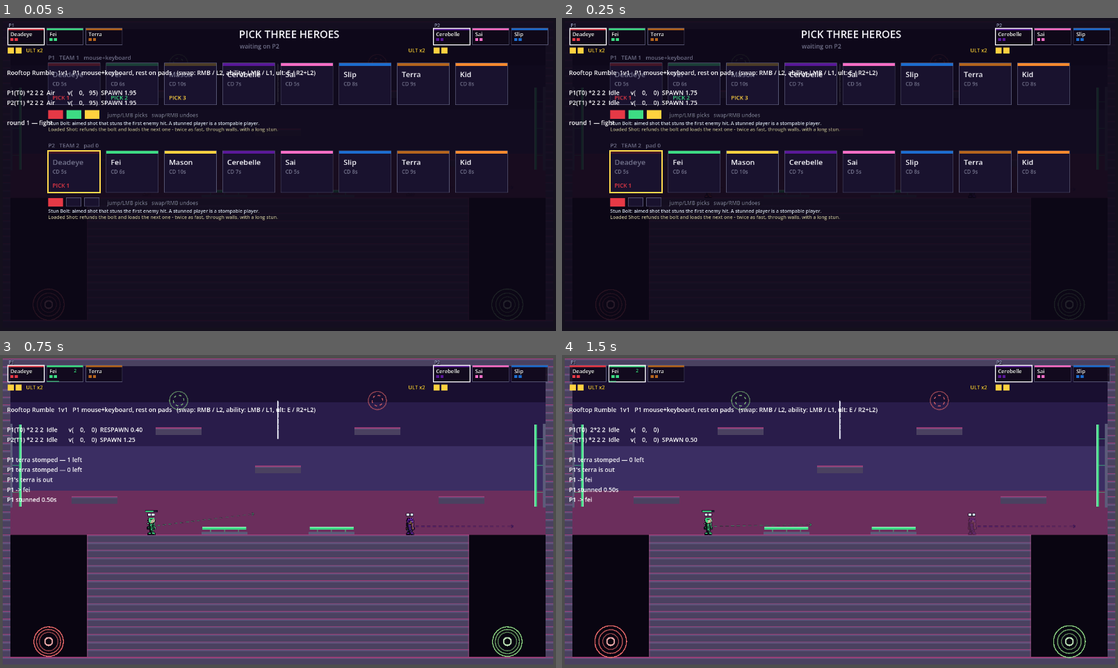
Above: before the commit, frames 1-4 (two rows, left to right).
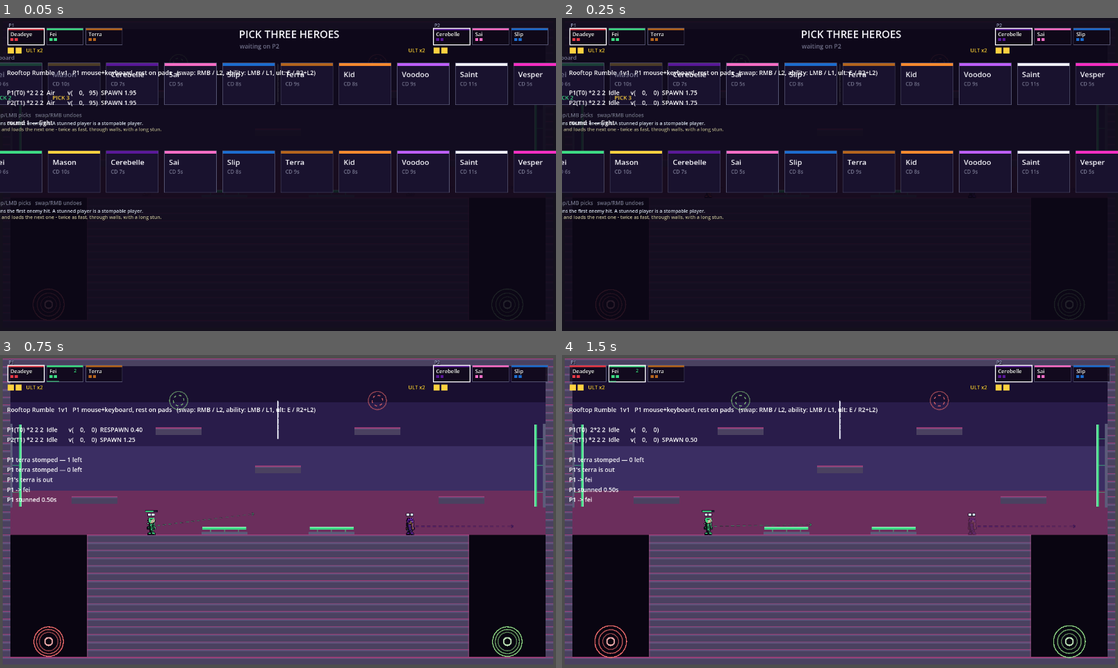
Above: after the commit, the same moments.

Repository: evanli02/stomp-fight-prototype
Game: Godot game, scene res://tests/match_harness.tscn
Same seed, same stepped clock (60 frames per second), same inputs: the game is played once before the commit and once after it. This scene is started directly instead of the project's main scene.
Inputs (mouse positions are in pixels of both pictures, inside the frame that each line leads up to):
- Up to frame 1 (0.05 s): no input
- Up to frame 2 (0.25 s): no input
- Up to frame 3 (0.75 s): tap Enter at 0.5 s; move the mouse to (400, 495) at 0.52 s; hold Right from 0.53 s (still down); tap Keypad Enter at 0.6 s; click (400, 495) at 0.67 s
- Up to frame 4 (1.5 s): tap Space (p0_jump) at 0.77 s; release Right at 1.25 s; drag from (728, 527) to (973, 520) at 1.27 s

The runs differ from the first frame. In frame 1, 5.1% of the frame differs, in the area x 0-100%, y 12-65%; in frame 2, 5.1%; in frame 3, nothing differs; in frame 4, nothing differs.

Commit message:
test: cover the second wave, and register the four heroes
HERO_ROSTER goes to twelve, which puts Voodoo/Saint/Vesper/Siku through the
existing no-ability-costs-a-life sweep automatically.

match_harness: the sweep now stands each hero where their ability is legal
(Siku's pillar is ground-only the way Terra's slam is air-only) and clears
stage effects BETWEEN heroes - twelve kits fire inside a second and several
leave solid terrain behind. New _check_second_wave covers the sleep system
(stacks share a timer, sleep is walk-only, blocks swap/cast, and a stun
suspends rather than replaces it), Saint (casts while stunned, still blocked
by EMP and by sleep, leaves the enemy team alone, blessing refuses every
debuff), Voodoo (empowerment, contact slow, symmetric phasing exceptions and
their cleanup, the inverted skin), and Siku (launches the footprint keeping
horizontal speed, and REFUSES with no headroom, spending nothing).

combat_harness: phantom stomp asserted both ways like the slam - through a
head costs a life, through a flank costs a stun and never a life; the ward
absorbs one stomp, spends the whole blessing, still pays the attacker their
bounce, and the next stomp lands normally; a sleeping player is stompable and
the stomp does not wake them.

Two bugs the tests found, both fixed in the code rather than the test: Siku's
headroom probe sat flush with the floor it measured from and so reported that
floor as a blocker (refusing the cast anywhere), and the harness parked a test
body on a roof spring that launched it out of the state under test.

Counts: movement 78, combat 54, match 300, terrain 74 = 506 checks.

Co-Authored-By: Claude Fable 5 <noreply@anthropic.com>

Diff:
--- a/src/autoload/game_manager.gd
+++ b/src/autoload/game_manager.gd
@@ -21,6 +21,10 @@
 	&"slip": "res://src/heroes/resources/slip.tres",
 	&"terra": "res://src/heroes/resources/terra.tres",
 	&"kid": "res://src/heroes/resources/kid.tres",
+	&"voodoo": "res://src/heroes/resources/voodoo.tres",
+	&"saint": "res://src/heroes/resources/saint.tres",
+	&"vesper": "res://src/heroes/resources/vesper.tres",
+	&"siku": "res://src/heroes/resources/siku.tres",
 }
 
 ## Registered stages. Extend via SKILL.md "Add a stage"; order here is the order
--- a/src/heroes/abilities/siku_pillar.gd
+++ b/src/heroes/abilities/siku_pillar.gd
@@ -31,6 +31,8 @@
 ## footprint scan. Not a feel number — it is the body.
 const BODY_HALF_HEIGHT: float = 17.0
 const GROUND_PROBE: float = 64.0
+## How far the headroom probe is lifted off the floor it measures from.
+const GROUND_INSET: float = 4.0
 
 func _can_fire() -> bool:
 	if not player.is_on_floor():
@@ -74,14 +76,19 @@
 	return hit.position if not hit.is_empty() else Vector2.ZERO
 
 ## Is the column plus a standing body clear of terrain above this ground point?
+##
+## The probe is inset on three sides. Narrower than the pillar so a column built
+## flush against a wall is not refused over a pixel of contact, and lifted clear
+## of the floor because a box whose bottom edge sits exactly ON the ground
+## reports that ground as an overlap — which would refuse the ability
+## everywhere, standing on anything.
 func _has_headroom(ground: Vector2) -> bool:
 	var box := RectangleShape2D.new()
-	# A shade narrower than the pillar, so a column built flush against a wall is
-	# not refused over a pixel of contact with it.
-	box.size = Vector2(pillar_size.x - 4.0, required_headroom)
+	box.size = Vector2(pillar_size.x - 4.0, required_headroom - GROUND_INSET)
 	var query := PhysicsShapeQueryParameters2D.new()
 	query.shape = box
-	query.transform = Transform2D(0.0, ground - Vector2(0.0, required_headroom * 0.5))
+	var centre := ground.y - GROUND_INSET - (required_headroom - GROUND_INSET) * 0.5
+	query.transform = Transform2D(0.0, Vector2(ground.x, centre))
 	query.collision_mask = 1
 	return player.get_world_2d().direct_space_state.intersect_shape(query, 1).is_empty()
 
--- a/tests/combat_harness.gd
+++ b/tests/combat_harness.gd
@@ -97,6 +97,9 @@
 	await _check_wall_duel_stun()
 	await _check_wall_duel_simultaneous()
 	await _check_slam_is_a_stomp()
+	await _check_phantom_stomp()
+	await _check_saint_ward()
+	await _check_sleeping_is_stompable()
 
 func _check_registration() -> void:
 	check("both players are registered", MatchState.has_player(0) and MatchState.has_player(1))
@@ -276,3 +279,102 @@
 	check("a tied duel stuns nobody",
 		is_zero_approx(_p1.stun_remaining) and is_zero_approx(_p2.stun_remaining),
 		"p1=%.2f p2=%.2f" % [_p1.stun_remaining, _p2.stun_remaining])
+
+## Voodoo's Phantom (docs/NEW_HEROES.md §3), the two-sided assertion that keeps
+## rule 1 honest — the same shape as the slam check above.
+##
+## Phasing lifts BODY collision only. The head hurtbox and the stompbox are
+## Area2Ds on their own layers and are untouched, so falling through a head is
+## still a stomp resolved by receive_stomp; walking through a flank is not, and
+## can only ever cost a stun.
+func _check_phantom_stomp() -> void:
+	MatchState.reset_round()
+	await place(_p2, Vector2(TEST_X, FLOOR_Y))
+	await place(_p1, Vector2(TEST_X, FLOOR_Y - 110))
+	_p1.equip_hero(&"voodoo")
+	await step(2)
+	_p1.begin_phasing(6.0)
+	check("a phasing body passes through the other player",
+		_p1.get_collision_exceptions().has(_p2))
+	var lives_before := lives_of(1)
+	await step(30)
+	check("falling through a head while phasing is still a stomp",
+		lives_of(1) == lives_before - 1,
+		"lives %d -> %d" % [lives_before, lives_of(1)])
+
+	# The other half: passing through side-on stuns and never touches a life.
+	MatchState.reset_round()
+	await place(_p2, Vector2(TEST_X, FLOOR_Y))
+	await place(_p1, Vector2(TEST_X - 60, FLOOR_Y))
+	_p1.grace_remaining = 0.0
+	_p2.grace_remaining = 0.0
+	_p1.begin_phasing(6.0)
+	_p1.begin_contact_stun(3.0, 6.0)
+	var side_lives := lives_of(1)
+	# Walk him through her horizontally, well below head height for both.
+	for i in 30:
+		_p1.global_position.x += 4.0
+		_p1.velocity = Vector2.ZERO
+		_p1.fall_speed_memory = 0.0
+		await get_tree().physics_frame
+	check("passing through a body side-on stuns them", _p2.stun_remaining > 0.0,
+		"stun=%.2f" % _p2.stun_remaining)
+	check("passing through a body side-on costs no life", lives_of(1) == side_lives,
+		"lives %d -> %d" % [side_lives, lives_of(1)])
+	_p1.end_phasing()
+	await step(2)
+
+## Saint's ward (docs/NEW_HEROES.md §3): a stomp on a blessed body spends the
+## blessing instead of the life. The attacker still gets paid their bounce, so
+## reading the stomp right is not punished — only charged differently.
+func _check_saint_ward() -> void:
+	MatchState.reset_round()
+	await place(_p2, Vector2(TEST_X, FLOOR_Y))
+	await place(_p1, Vector2(TEST_X, FLOOR_Y - 110))
+	_p2.grant_stomp_ward(8.0)
+	_p2.grant_debuff_immunity(8.0)
+	var lives_before := lives_of(1)
+	var warded: Array = []
+	_p2.stomp_warded.connect(func(a: Player) -> void: warded.append(a))
+	# One-element array, not a bool: a lambda captures locals BY VALUE, so a flag
+	# set inside this closure would never escape it (CLAUDE.md checklist).
+	var bounced := [false]
+	await wait_until(func() -> bool:
+		if _p1.velocity.y < -100.0:
+			bounced[0] = true
+		return not warded.is_empty(), 90)
+	check("the ward absorbs the stomp", not warded.is_empty())
+	check("a warded stomp costs no life", lives_of(1) == lives_before,
+		"lives %d -> %d" % [lives_before, lives_of(1)])
+	check("the ward is spent by the hit", _p2.stomp_ward_remaining <= 0.0,
+		"ward=%.2f" % _p2.stomp_ward_remaining)
+	check("the whole blessing goes with it", _p2.debuff_immune_remaining <= 0.0,
+		"immune=%.2f" % _p2.debuff_immune_remaining)
+	check("the attacker is still paid their bounce", bounced[0],
+		"vy=%.1f" % _p1.velocity.y)
+	# ...and with the blessing gone, the NEXT stomp lands normally.
+	await place(_p2, Vector2(TEST_X, FLOOR_Y))
+	await place(_p1, Vector2(TEST_X, FLOOR_Y - 110))
+	var second_before := lives_of(1)
+	await step(30)
+	check("an unwarded stomp on the same body takes the life",
+		lives_of(1) == second_before - 1,
+		"lives %d -> %d" % [second_before, lives_of(1)])
+
+## Sleep does not touch the head hurtbox, and that is the whole point of the
+## debuff: a sleeping player is the most stompable player in the game.
+func _check_sleeping_is_stompable() -> void:
+	MatchState.reset_round()
+	await place(_p2, Vector2(TEST_X, FLOOR_Y))
+	await place(_p1, Vector2(TEST_X, FLOOR_Y - 110))
+	_p2.apply_sleep(8.0)
+	await step(1)
+	check("the sleeping body's head hurtbox is live", _p2.head_hurtbox.monitorable)
+	var lives_before := lives_of(1)
+	await step(30)
+	check("a sleeping player can be stomped", lives_of(1) == lives_before - 1,
+		"lives %d -> %d" % [lives_before, lives_of(1)])
+	check("the stomp does not wake them", _p2.sleep_remaining > 0.0,
+		"sleep=%.2f" % _p2.sleep_remaining)
+	_p2.clear_all_debuffs()
+	await step(2)
--- a/tests/match_harness.gd
+++ b/tests/match_harness.gd
@@ -10,10 +10,19 @@
 ##   Godot --headless --path . res://tests/match_harness.tscn
 ## Exits non-zero if any check fails.
 
+## Heroes whose ability is refused in the air (Siku builds her pillar from the
+## ground up). The rest of the sweep fires airborne, which is what Terra's
+## air-only slam needs.
+const GROUND_ONLY: Array[StringName] = [&"siku"]
+
 var _failures: int = 0
 var _stage: Node2D
 var _p1: Player
 var _p2: Player
+## The stage's children before any ability has fired — the set _clear_effects
+## restores it to. Captured once, so a check can be cleaned up regardless of
+## which earlier check left the debris.
+var _stage_baseline: Dictionary = {}
 
 func _ready() -> void:
 	_stage = load("res://src/stage/duel.tscn").instantiate() as Node2D
@@ -21,6 +30,8 @@
 	await get_tree().physics_frame
 	_p1 = _stage.get_node("%Player1") as Player
 	_p2 = _stage.get_node("%Player2") as Player
+	for child in _stage.get_children():
+		_stage_baseline[child.get_instance_id()] = true
 	await _run()
 	print("\n%s" % ("ALL CHECKS PASSED" if _failures == 0 else "%d CHECK(S) FAILED" % _failures))
 	get_tree().quit(1 if _failures > 0 else 0)
@@ -51,6 +62,7 @@
 	await _check_ultimate_economy()
 	await _check_abilities()
 	await _check_sai_grapple()
+	await _check_second_wave()
 	await _check_aim_line()
 	await _check_round_win_and_reset()
 	await _check_stage_registry()
@@ -269,6 +281,10 @@
 ## it cannot cost a life. Only stomps do that (CLAUDE.md rule 1).
 func _check_abilities() -> void:
 	MatchState.reset_round()
+	# Start from a clean stage: earlier checks equip heroes too, and a Mason
+	# block left standing overhead is enough to make Siku's headroom gate refuse
+	# a cast that should have been legal.
+	await _clear_effects()
 	var lives_before := [
 		MatchState.lives_of(0, MatchState.active_hero(0)),
 		MatchState.lives_of(1, MatchState.active_hero(1)),
@@ -282,16 +298,24 @@
 	var fired_any := false
 	for hero_id in GameManager.roster_ids():
 		MatchState.reset_round()
+		# Each hero is swept in isolation. Twelve kits fire within about a second
+		# of each other, and several leave solid terrain behind — the hero under
+		# test must not be standing in the previous one's furniture.
+		await _clear_effects()
 		# Force the hero onto seat 0 even if it is not in that seat's trio: this
-		# is about the abilities, not about roster legality. Fired AIRBORNE,
-		# because some abilities (Terra's slam) are air-only by design.
-		_p1.global_position = Vector2(400, 260)
+		# is about the abilities, not about roster legality. Stance matters:
+		# Terra's slam is air-only and Siku's pillar is ground-only, so the
+		# sweep has to stand each hero where their ability is legal or the gate
+		# refuses the cast and the check fails for the wrong reason.
+		var grounded: bool = hero_id in GROUND_ONLY
+		_p1.global_position = Vector2(400, 344) if grounded else Vector2(400, 260)
 		_p1.velocity = Vector2.ZERO
 		_p1.stun_remaining = 0.0
 		_p1.disrupt_remaining = 0.0
-		_p1.state_machine.change_state(&"Air")
+		_p1.sleep_remaining = 0.0
+		_p1.state_machine.change_state(&"Idle" if grounded else &"Air")
 		_p1.equip_hero(hero_id)
-		await step(2)
+		await step(8 if grounded else 2)
 		var ability := _p1.equipped_ability()
 		check("%s equips an ability component" % hero_id, ability != null)
 		if ability == null:
@@ -412,7 +436,25 @@
 		and MatchState.lives_of(1, MatchState.active_hero(1)) == lives_before[1],
 		"p1=%d p2=%d" % [MatchState.lives_of(0, MatchState.active_hero(0)),
 			MatchState.lives_of(1, MatchState.active_hero(1))])
-	MatchState.reset_round()
+	await _clear_effects()
+	MatchState.reset_round()
+
+## Put the stage back to the children it shipped with, freeing every effect any
+## check has spawned. Some are long-lived by design — Siku's storm keeps
+## throwing stun rings for twenty seconds, Mason's blocks are solid terrain for
+## six — so leaving them running drops stuns, sleeps and whole walls on top of
+## whatever check comes next, and the failure then looks like a bug in that
+## check rather than debris from an earlier one. (It cost an hour here: a Mason
+## block left overhead made Siku's headroom gate refuse a legal cast.)
+##
+## Doable generically because every ability parents its effects to the STAGE
+## (Player.spawn_effect), never to the body that made them.
+func _clear_effects() -> void:
+	for child in _stage.get_children():
+		if _stage_baseline.has(child.get_instance_id()):
+			continue
+		child.queue_free()
+	await step(2)
 
 func _check_round_win_and_reset() -> void:
 	MatchState.reset_round()
@@ -541,6 +583,248 @@
 			return rope
 	return null
 
+## The second wave's rules (docs/NEW_HEROES.md §3). Every row of that file's
+## interaction table that does not involve a stomp lives here; the stomp ones
+## are in combat_harness, next to the rest of the stomp rules.
+func _check_second_wave() -> void:
+	await _clear_effects()
+	await _check_sleep_system()
+	await _check_saint_cleanse()
+	await _check_saint_blessing()
+	await _check_voodoo()
+	await _check_siku_pillar()
+	# These leave their own debris — a pillar is solid terrain for five seconds,
+	# which the checks after this one would fall onto.
+	await _clear_effects()
+
+## Vesper: three darts put a body under, and sleep is a different thing from a
+## stun — the sleeper can still walk, cannot act, and is still stompable.
+func _check_sleep_system() -> void:
+	MatchState.reset_round()
+	_reset_bodies()
+	_p2.clear_all_debuffs()
+	await step(2)
+
+	check("one dart stack is not sleep", _p2.add_sleep_stack(13.0) == 1
+		and _p2.sleep_remaining <= 0.0)
+	check("a second stack still is not", _p2.add_sleep_stack(13.0) == 2)
+	check("stacks share one timer", _p2.sleep_stack_remaining > 12.0,
+		"remaining=%.2f" % _p2.sleep_stack_remaining)
+	check("the third stack is the one that counts", _p2.add_sleep_stack(13.0) == 3)
+	_p2.consume_sleep_stacks()
+	_p2.apply_sleep(6.5)
+	await step(2)
+	check("sleeping takes over the state machine",
+		_p2.state_machine.state_name() == &"Sleeping",
+		"state=%s sleep=%.2f immune=%.2f" % [_p2.state_machine.state_name(),
+			_p2.sleep_remaining, _p2.debuff_immune_remaining])
+	check("the sleeping body's head is still stompable",
+		_p2.head_hurtbox.monitorable, "sleep is not grace")
+	check("a sleeping player cannot swap", not _p2.try_swap())
+	check("a sleeping player cannot use an ability", not _p2.try_ability())
+	check("a sleeping player cannot use an ultimate", not _p2.try_ultimate())
+	check("sleep shows a badge distinct from every other source",
+		DebuffMarks.MARKS[&"sleep"][1] != DebuffMarks.MARKS[&"slash"][1]
+		and DebuffMarks.MARKS[&"dart"][1] != DebuffMarks.MARKS[&"sleep"][1])
+
+	# A stun over a sleep suspends it rather than replacing it: waking someone
+	# up by hitting them would invert what the debuff is for.
+	_p2.apply_stun(0.2)
+	await step(2)
+	check("a stun interrupts the sleeping state",
+		_p2.state_machine.state_name() == &"Stunned")
+	await step(20)
+	check("the stun hands the body back to sleep, not to control",
+		_p2.state_machine.state_name() == &"Sleeping",
+		"state=%s sleep=%.2f" % [_p2.state_machine.state_name(), _p2.sleep_remaining])
+	_p2.clear_all_debuffs()
+	await step(2)
+
+## Saint's ability: it undoes everything, it casts while stunned, and Kid's EMP
+## is the one thing that still stops it.
+func _check_saint_cleanse() -> void:
+	MatchState.reset_round()
+	_reset_bodies()
+	_p1.equip_hero(&"saint")
+	await step(2)
+
+	_p2.apply_slow(0.4, 8.0, &"slash")
+	_p2.apply_impairment(0.2, 8.0, &"slash")
+	_p2.apply_sleep(6.0)
+	_p2.apply_stun(3.0)
+	# _p2 is the other TEAM, so Saint must not reach them at all.
+	var enemy_stun := _p2.stun_remaining
+	_p1.apply_stun(3.0)
+	_p1.apply_slow(0.4, 8.0, &"slash")
+	await step(2)
+	check("saint can cast while stunned", _p1.try_ability(),
+		"stun=%.2f" % _p1.stun_remaining)
+	await step(2)
+	check("cleanse clears his own stun", _p1.stun_remaining <= 0.0)
+	check("cleanse clears his own slow", is_equal_approx(_p1.slow_mult, 1.0))
+	check("cleanse leaves the enemy team alone",
+		_p2.stun_remaining > 0.0 and _p2.sleep_remaining > 0.0,
+		"enemy stun was %.2f" % enemy_stun)
+
+	# The EMP hole, which is the whole counterplay to Saint.
+	MatchState.reset_round()
+	_p1.stun_remaining = 0.0
+	_p1.apply_disrupt(3.0, &"emp")
+	await step(2)
+	check("kid's EMP still locks saint out", not _p1.try_ability(),
+		"disrupt=%.2f" % _p1.disrupt_remaining)
+	# ...and so does sleep, which is Vesper's answer to him.
+	_p1.disrupt_remaining = 0.0
+	_p1.apply_sleep(3.0)
+	await step(2)
+	check("a slept saint cannot cleanse either", not _p1.try_ability())
+	_p1.clear_all_debuffs()
+	_p2.clear_all_debuffs()
+	await step(2)
+
+## Saint's ultimate: the blessing makes a body untouchable by abilities, and the
+## ward is spent by a stomp rather than a life (the stomp half lives in
+## combat_harness).
+func _check_saint_blessing() -> void:
+	MatchState.reset_round()
+	_reset_bodies()
+	_p1.equip_hero(&"saint")
+	await step(2)
+	check("benediction fires", _p1.try_ultimate())
+	await step(2)
+	check("the blessing grants a stomp ward", _p1.stomp_ward_remaining > 0.0)
+	check("the blessing raises the launch multiplier", _p1.launch_mult() > 1.0,
+		"mult=%.2f" % _p1.launch_mult())
+
+	_p1.apply_slow(0.3, 5.0, &"slash")
+	_p1.apply_stun(2.0)
+	_p1.apply_sleep(5.0)
+	_p1.add_sleep_stack(12.0)
+	check("a blessed body cannot be slowed", is_equal_approx(_p1.slow_mult, 1.0))
+	check("a blessed body cannot be stunned", _p1.stun_remaining <= 0.0)
+	check("a blessed body cannot be slept", _p1.sleep_remaining <= 0.0)
+	check("a blessed body accrues no dart stacks", _p1.sleep_stacks == 0)
+	_p1.clear_all_debuffs()
+	_p1.stomp_ward_remaining = 0.0
+	_p1.debuff_immune_remaining = 0.0
+	await step(2)
+
+## Voodoo: the empowerment is real, the touch debuffs an enemy, and phasing is
+## symmetric and always cleaned up.
+func _check_voodoo() -> void:
+	MatchState.reset_round()
+	_reset_bodies()
+	_p1.equip_hero(&"voodoo")
+	await step(2)
+	var plain := _p1.launch_mult()
+	check("voodoo's ability fires", _p1.try_ability())
+	await step(2)
+	check("soul ignition empowers his launches", _p1.launch_mult() > plain,
+		"%.2f -> %.2f" % [plain, _p1.launch_mult()])
+	check("soul ignition opens a contact window", _p1.contact_window_remaining > 0.0)
+
+	# Stand the enemy on top of him and let the scan find them.
+	_p2.global_position = _p1.global_position + Vector2(14.0, 0.0)
+	await step(4)
+	check("touching an enemy while ignited slows them",
+		_p2.slow_mult < 1.0 and _p2.debuff_tags.has(&"ignite"),
+		"slow=%.2f tags=%s" % [_p2.slow_mult, _p2.debuff_tags.keys()])
+
+	# The ultimate: phasing, and the exceptions it must not leave behind.
+	MatchState.reset_round()
+	_reset_bodies()
+	await step(2)
+	check("phantom fires", _p1.try_ultimate())
+	await step(2)
+	check("phantom starts phasing", _p1.phasing_remaining > 0.0)
+	check("phasing is symmetric",
+		_p1.get_collision_exceptions().has(_p2)
+		and _p2.get_collision_exceptions().has(_p1),
+		"one-sided phasing leaves the other player standing on a ghost")
+	check("phantom wears the inverted skin",
+		_p1.sprite.sprite_frames != _p1.hero.sprite_frames)
+	_p1.end_phasing()
+	await step(1)
+	check("ending the phase removes both exceptions",
+		not _p1.get_collision_exceptions().has(_p2)
+		and not _p2.get_collision_exceptions().has(_p1))
+	check("ending the phase restores the normal skin",
+		_p1.sprite.sprite_frames == _p1.hero.sprite_frames)
+	_p1.respawn_at(Vector2(400, 344))
+	_p2.clear_all_debuffs()
+	await step(2)
+
+## Siku: the pillar launches whoever is standing on it, keeps their horizontal
+## speed, and is REFUSED where the column would not fit — which is the whole
+## anti-stuck mechanism.
+func _check_siku_pillar() -> void:
+	MatchState.reset_round()
+	_reset_bodies()
+	_p1.equip_hero(&"siku")
+	_p1.global_position = Vector2(400, 344)
+	_p1.state_machine.change_state(&"Idle")
+	await step(8)
+	check("siku is grounded before the cast", _p1.is_on_floor())
+	# An enemy standing in the footprint goes up too — terrain does not take
+	# sides — and keeps the speed they walked in with.
+	_p2.global_position = _p1.global_position + Vector2(18.0, 0.0)
+	await step(6)
+	_p2.velocity.x = 180.0
+	var carried := _p2.velocity.x
+	check("the pillar fires from the ground", _p1.try_ability())
+	await step(1)
+	check("the caster is launched by her own pillar", _p1.velocity.y < -100.0,
+		"vy=%.1f" % _p1.velocity.y)
+	check("an enemy in the footprint is launched too", _p2.velocity.y < -100.0,
+		"vy=%.1f" % _p2.velocity.y)
+	check("the launch keeps horizontal velocity",
+		is_equal_approx(_p2.velocity.x, carried),
+		"%.1f -> %.1f" % [carried, _p2.velocity.x])
+
+	# The refusal, which is the whole anti-stuck mechanism. The mid-left platform
+	# (x 144-240, underside at y=304) overhangs the roof at y=368: a 64px gap,
+	# far less than the pillar (96) plus a standing body, so a cast under it must
+	# be refused rather than build a column into the platform above.
+	MatchState.reset_round()
+	await _clear_effects()
+	_p1.equip_hero(&"siku")
+	_p1.global_position = Vector2(200, 344)
+	_p1.velocity = Vector2.ZERO
+	_p1.state_machine.change_state(&"Idle")
+	await step(10)
+	var blocked := not _p1.try_ability()
+	check("a pillar with no headroom is refused", blocked,
+		"on_floor=%s at=%s" % [_p1.is_on_floor(), _p1.global_position])
+	check("a refused pillar spends no cooldown",
+		MatchState.is_ability_ready(0, &"siku"))
+	_reset_bodies()
+	await step(2)
+
+## Put both bodies somewhere clear and inert. Several of the checks above care
+## about a body's exact state, and the checks before them leave debris.
+##
+## The pending-respawn queue has to go with it. An elimination anywhere earlier
+## in the suite schedules `_bring_in_next_hero` 0.6s out, and that lands as a
+## respawn_at — which wipes debuffs and forces the body into Air. Left in the
+## queue it detonates in the middle of an unrelated check, which is exactly how
+## the sleep check first failed: the sleep was applied, and a respawn owed from
+## an earlier check undid it two frames later.
+## Both spots are clear ROOF, deliberately away from the two roof springs
+## (x 416-512 and 640-736). Parking a test body on a spring launches it out of
+## whatever state the check just put it in — which is how the sleep check first
+## failed: the sleep applied correctly and a spring threw the body into Air two
+## frames later, so it read as sleep not holding.
+func _reset_bodies() -> void:
+	_stage._respawning.clear()
+	_p1.respawn_at(Vector2(360, 344))
+	_p2.respawn_at(Vector2(820, 344))
+	_p1.grace_remaining = 0.0
+	_p2.grace_remaining = 0.0
+	_p1.spawn_protected = false
+	_p2.spawn_protected = false
+	_p1.set_head_hurtbox_enabled(true)
+	_p2.set_head_hurtbox_enabled(true)
+
 ## Sai's grapple end to end: the hook is a visible object with a flight, biting
 ## starts the swing, and recasting mid-swing reels him in and stops short of the
 ## anchor instead of burying him in it.
